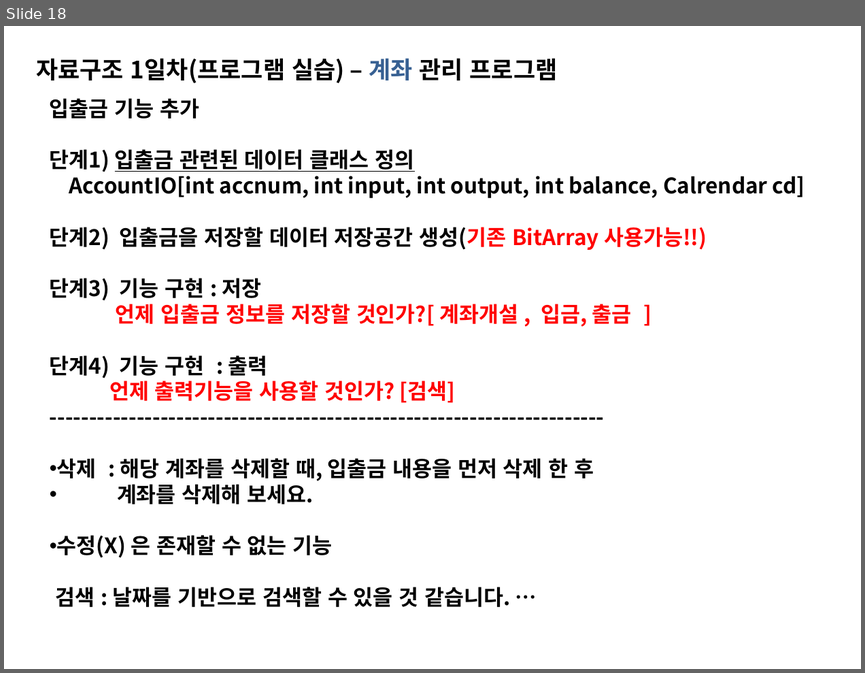
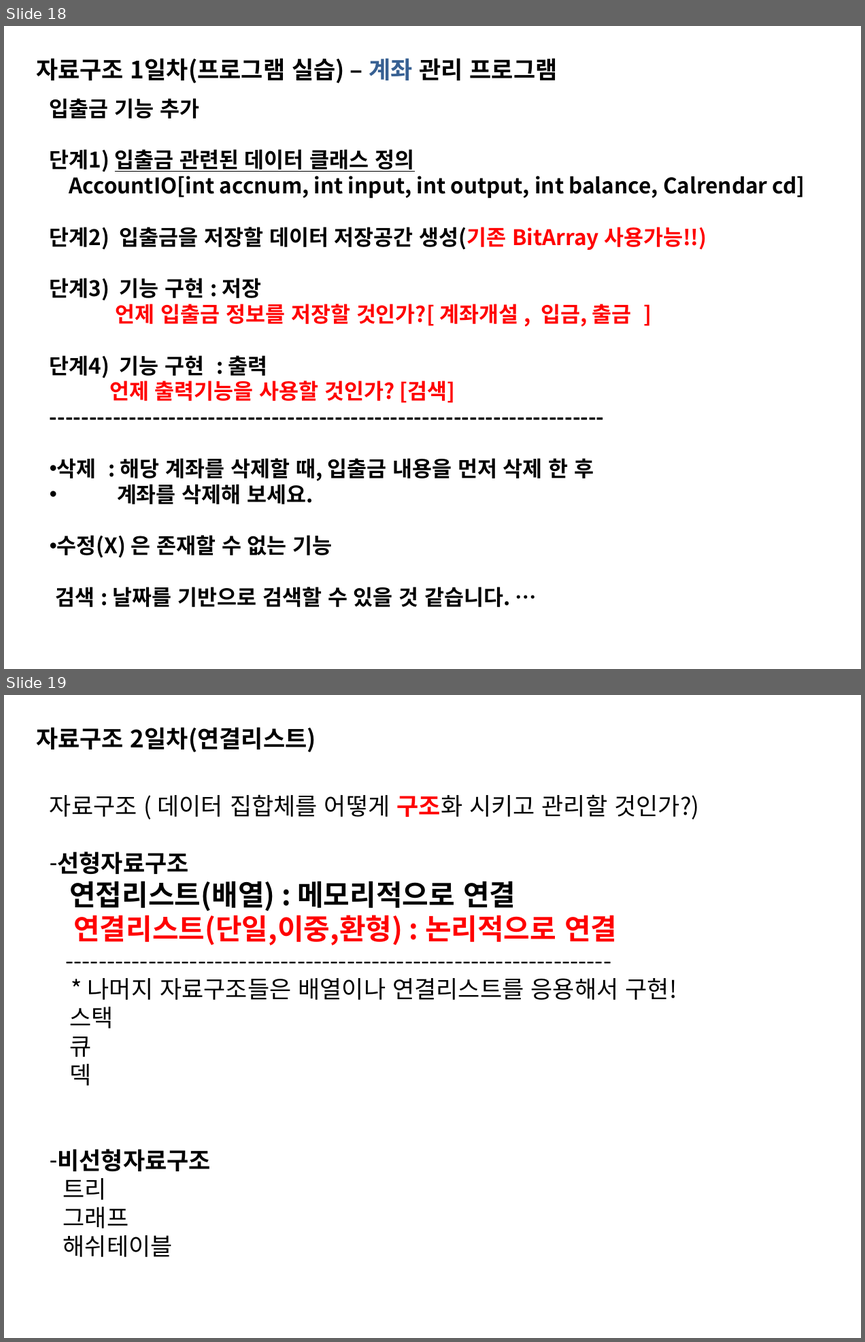
Before and after one commit to sing2song/TILDS, a slide deck: Java자료구조.pptx. Shown one above the other, each under a label of ours: slide 18 before the commit, slides 18 and 19 after it. The pictures are 865x673 and 865x1342 pixels, drawn with LibreOffice and Linux fonts; fonts in the diff are those of the drawing. Boxes give left, top, right and bottom in pixels: in the first picture for what was removed or moved away, otherwise in the second. Text is boxed around its words. In the diff, an @@ line names an element or a change of style, - is before the commit and + after.

```diff
--- a/Java자료구조.pptx
+++ b/Java자료구조.pptx
@@ slide 19 added at box(4, 695, 861, 1338), background #FFFFFF @@
@@ text added at box(36, 727, 316, 752), 20 pt, text #000000, bold @@
+자료구조 2일차(연결리스트)
@@ text added at box(50, 794, 699, 1257), 20 pt, text #000000 @@
+자료구조 ( 데이터 집합체를 어떻게 구조화 시키고 관리할 것인가?)
+– 선형자료구조
+연접리스트(배열) : 메모리적으로 연결
+연결리스트(단일,이중,환형) : 논리적으로 연결
+------------------------------------------------------------------
+* 나머지 자료구조들은 배열이나 연결리스트를 응용해서 구현!
+스택
+큐
+덱
+– 비선형자료구조
+트리
+그래프
+해쉬테이블
```
Also in this commit, not shown: 42 other slides added, 4 other files.
